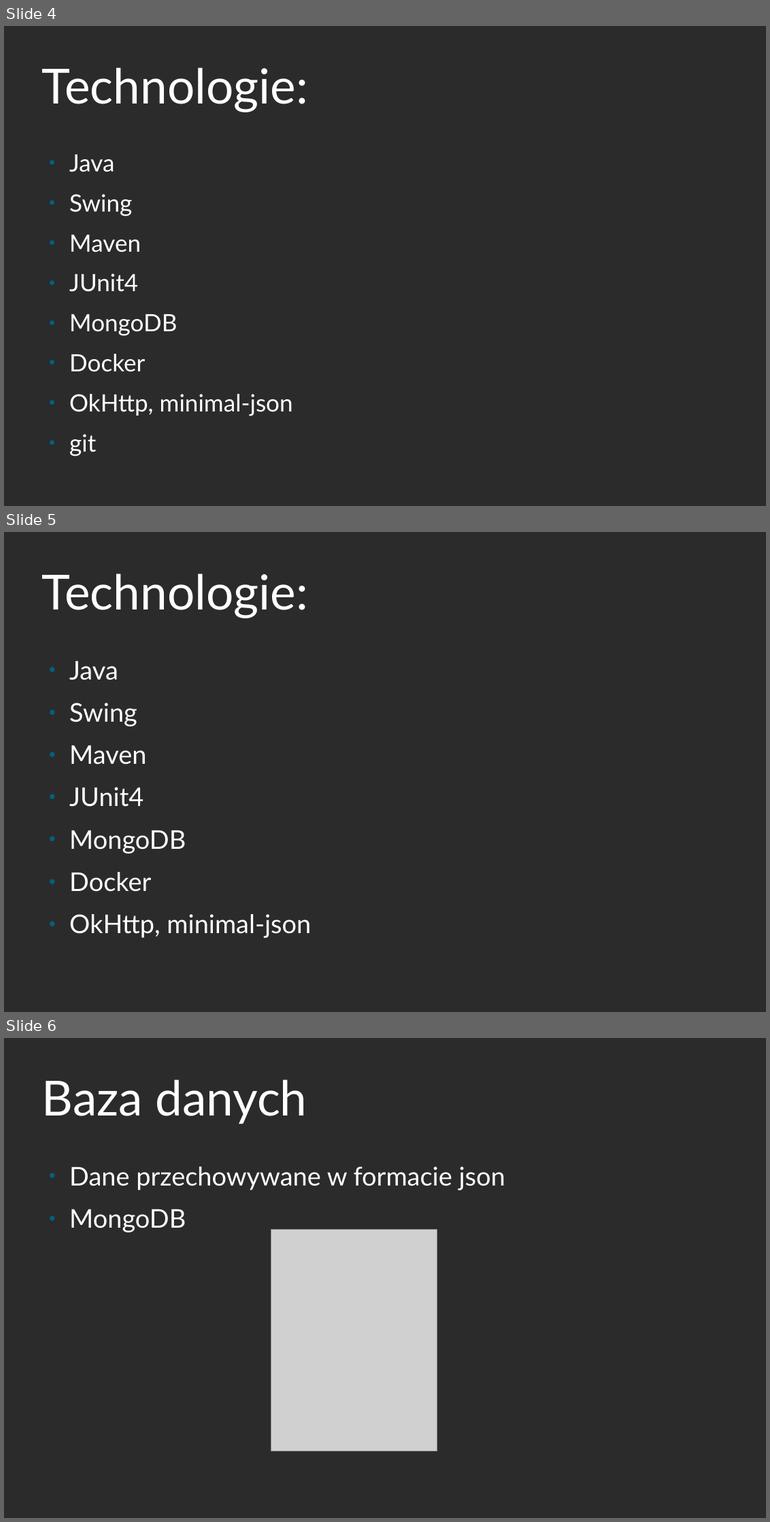
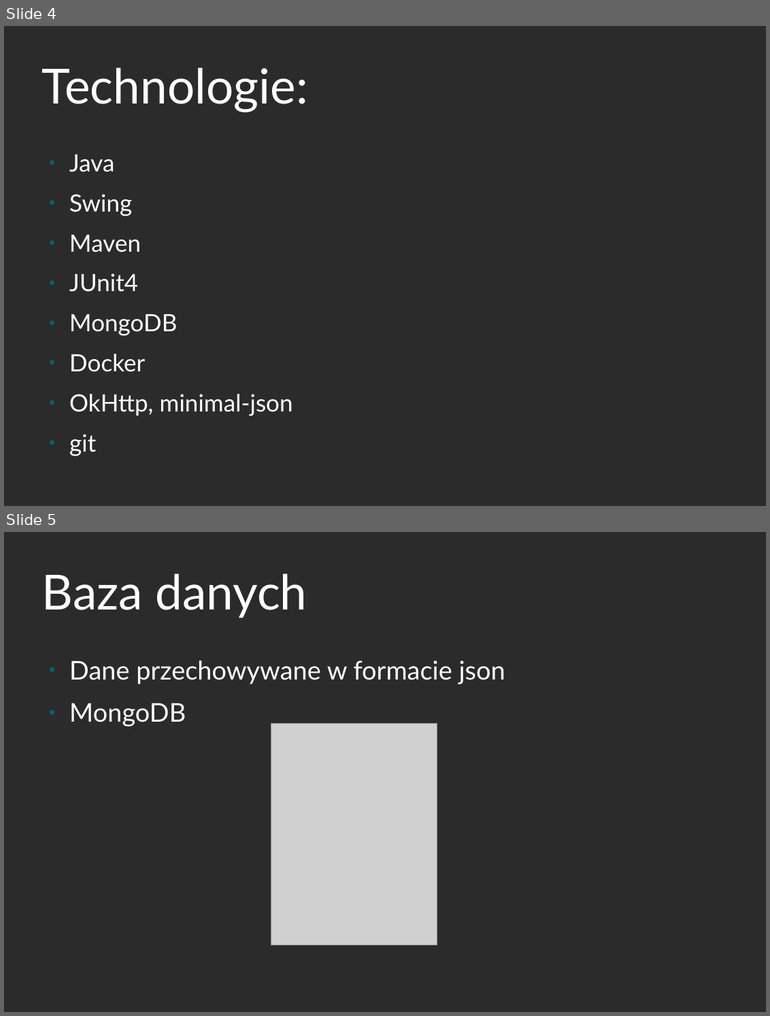
Before and after one commit to Wiewiogr/WeatherApp, a slide deck: prezentacja.odp. Shown one above the other, each under a label of ours: slides 4, 5 and 6 before the commit, slides 4 and 5 after it. The pictures are 770x1522 and 770x1016 pixels, drawn with LibreOffice and Linux fonts; fonts in the diff are those of the drawing; grey boxes stand for pictures; background and template pictures are left out; a plain dark background stands for a picture behind light text. Boxes give left, top, right and bottom in pixels: in the first picture for what was removed or moved away, otherwise in the second. Text is boxed around its words. In the diff, an @@ line names an element or a change of style, - is before the commit and + after.

Commit message:
added presentation

```diff
--- a/prezentacja.odp
+++ b/prezentacja.odp
@@ slide 5 removed at bbox=[4, 532, 766, 1012], background picture (left out) @@
@@ title removed at bbox=[42, 573, 308, 618] @@
-Technologie:
@@ text removed at bbox=[69, 661, 311, 938] @@
-● Java
-● Swing
-● Maven
-● JUnit4
-● MongoDB
-● Docker
-● OkHttp, minimal-json
@@ what was slide 6 is now slide 5 @@
```
Also in this commit, not shown: 1 other file.
